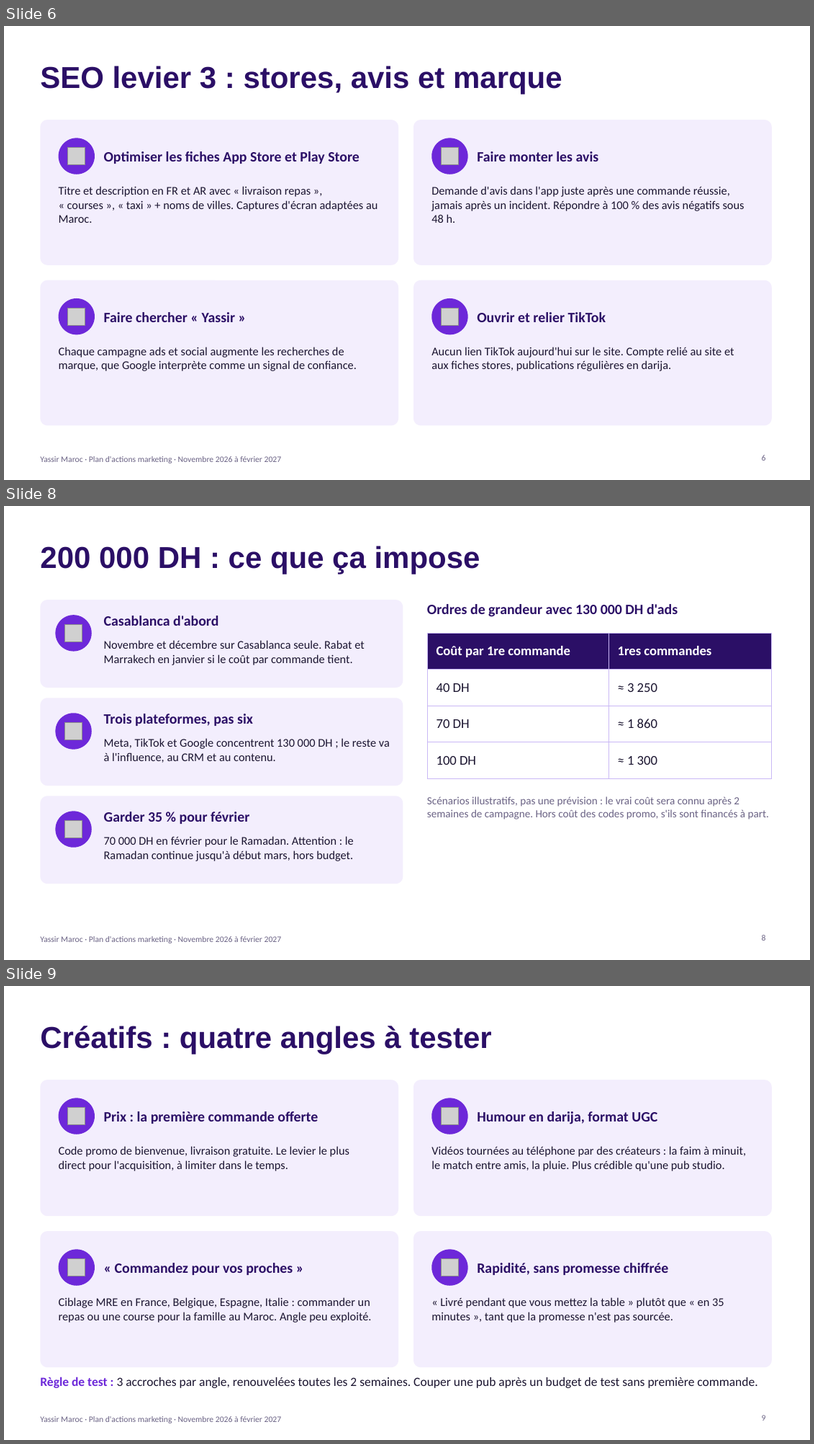
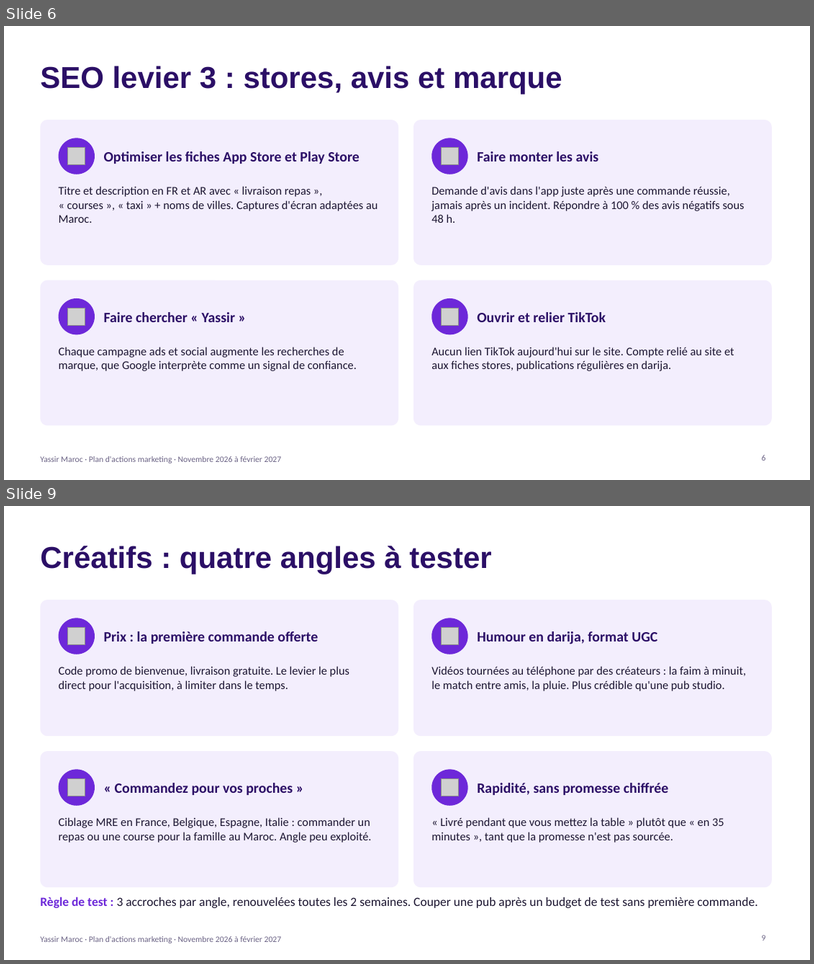
Before and after one commit to aymaneai-del/Projects-, a slide deck: yassir-maroc/Yassir_Maroc_Plan_Marketing_Nov2026-Fev2027.pptx. Shown one above the other, each under a label of ours: slides 6, 8 and 9 before the commit, slides 6 and 9 after it; the slides between them are not shown. The pictures are 814x1444 and 814x964 pixels, drawn with LibreOffice and Linux fonts; fonts in the diff are those of the drawing; grey boxes stand for pictures. Boxes give left, top, right and bottom in pixels: in the first picture for what was removed or moved away, otherwise in the second. Text is boxed around its words. In the diff, an @@ line names an element or a change of style, - is before the commit and + after.

```diff
--- a/yassir-maroc/Yassir_Maroc_Plan_Marketing_Nov2026-Fev2027.pptx
+++ b/yassir-maroc/Yassir_Maroc_Plan_Marketing_Nov2026-Fev2027.pptx
@@ slide 8 removed at [4, 506, 810, 960], background #FFFFFF; not listed: 1 template element that a slide beside it also shows @@
@@ title removed at [40, 546, 481, 574] @@
-200 000 DH : ce que ça impose
@@ rounded rectangle removed at [40, 600, 404, 687] @@
@@ text removed at [427, 604, 678, 617] @@
-Ordres de grandeur avec 130 000 DH d'ads
@@ ellipse removed at [55, 615, 92, 651] @@
@@ picture removed at [65, 625, 82, 642] @@
@@ text removed at [104, 615, 219, 626] @@
-Casablanca d'abord
@@ table removed at [427, 633, 772, 767], 4 rows, 2 columns @@
-Coût par 1re commande | 1res commandes
-40 DH | ≈ 3 250
-70 DH | ≈ 1 860
-100 DH | ≈ 1 300
@@ text removed at [104, 640, 365, 665] @@
-Novembre et décembre sur Casablanca seule. Rabat et Marrakech en janvier si le coût par commande tient.
@@ rounded rectangle removed at [40, 698, 404, 785] @@
@@ ellipse removed at [55, 713, 92, 749] @@
@@ text removed at [104, 713, 253, 726] @@
-Trois plateformes, pas six
@@ picture removed at [65, 723, 82, 740] @@
@@ text removed at [104, 738, 390, 762] @@
-Meta, TikTok et Google concentrent 130 000 DH ; le reste va à l'influence, au CRM et au contenu.
@@ rounded rectangle removed at [40, 795, 404, 883] @@
@@ text removed at [427, 796, 769, 819] @@
-Scénarios illustratifs, pas une prévision : le vrai coût sera connu après 2 semaines de campagne. Hors coût des codes promo, s'ils sont financés à part.
@@ ellipse removed at [55, 811, 92, 847] @@
@@ picture removed at [65, 821, 82, 838] @@
@@ text removed at [104, 811, 250, 824] @@
-Garder 35 % pour février
@@ text removed at [104, 836, 354, 861] @@
-70 000 DH en février pour le Ramadan. Attention : le Ramadan continue jusqu'à début mars, hors budget.
@@ page number removed at [762, 934, 766, 940] @@
-8
```
Also in this commit, not shown: 6 slides changed, 2 slides added.
